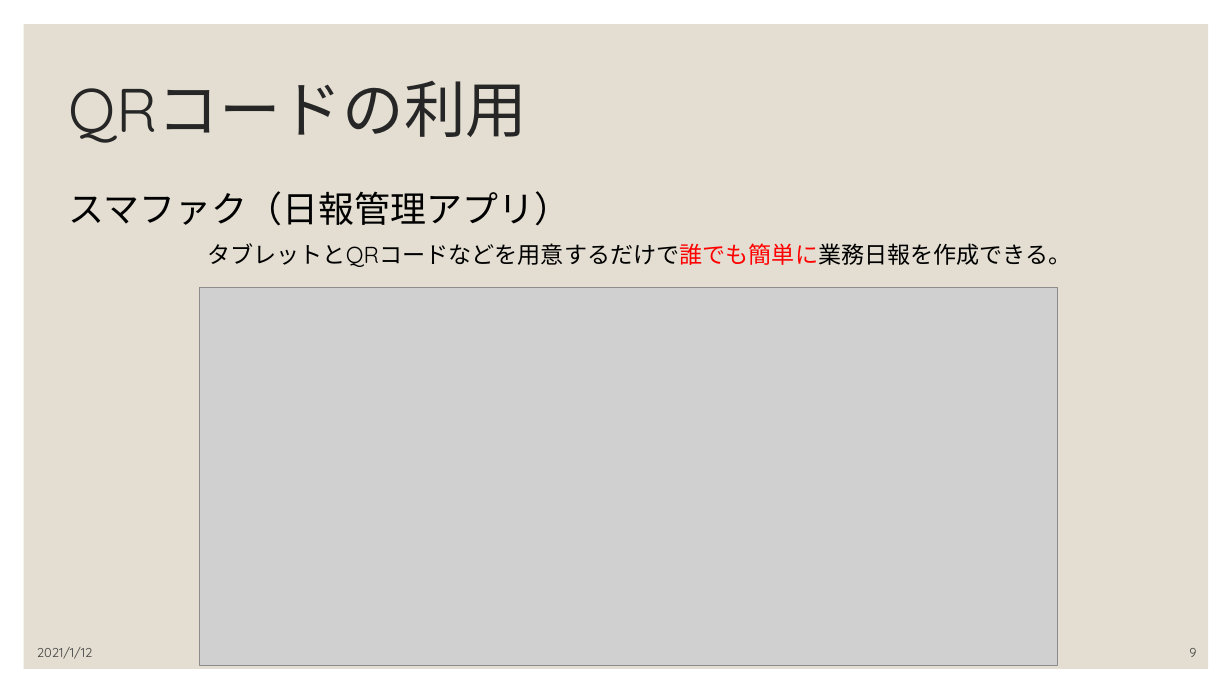
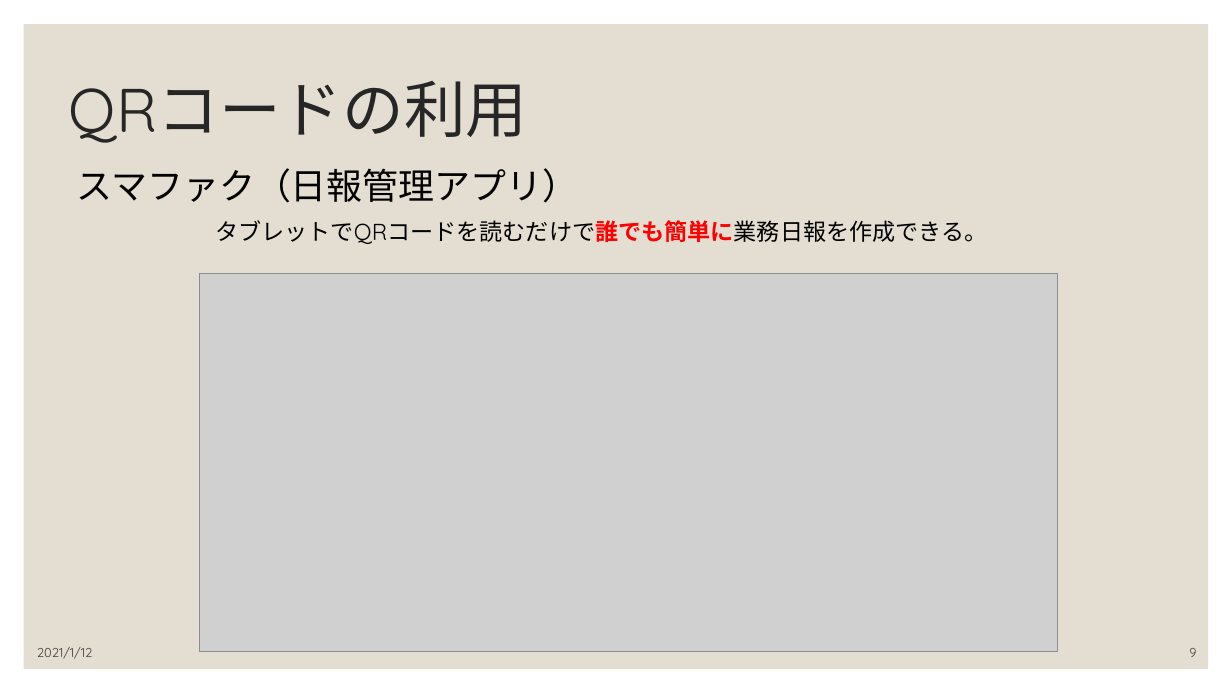
Before and after one commit to karm3104/PolyTech, a slide deck: slide 9 of 事例調査/034780スマート生産チャットボット.pptx. Drawn at 1232x693 pixels with LibreOffice and Linux fonts; fonts in the diff are those of the drawing; grey boxes stand for pictures. Boxes give left, top, right and bottom in pixels: in the first picture for what was removed or moved away, otherwise in the second. Text is boxed around its words. In the diff, an @@ line names an element or a change of style, - is before the commit and + after.

```diff
--- a/事例調査/034780スマート生産チャットボット.pptx
+++ b/事例調査/034780スマート生産チャットボット.pptx
@@ text "スマファク（日報管理アプリ）": place and size @@
-text "スマファク（日報管理アプリ）" at (69,191,1072,267)
+text "スマファク（日報管理アプリ）" at (77,168,987,244)
@@ text at (215,220,987,244): text changed @@
-タブレットとQRコードなどを用意するだけで誰でも簡単に業務日報を作成できる。
+タブレットでQRコードを読むだけで誰でも簡単に業務日報を作成できる。
@@ picture: place and size @@
-picture at (200,287,1058,665)
+picture at (200,274,1058,651)
```
Also in this commit, not shown: 3 other slides changed, 2 slides added, 4 slides removed, 4 other files.
